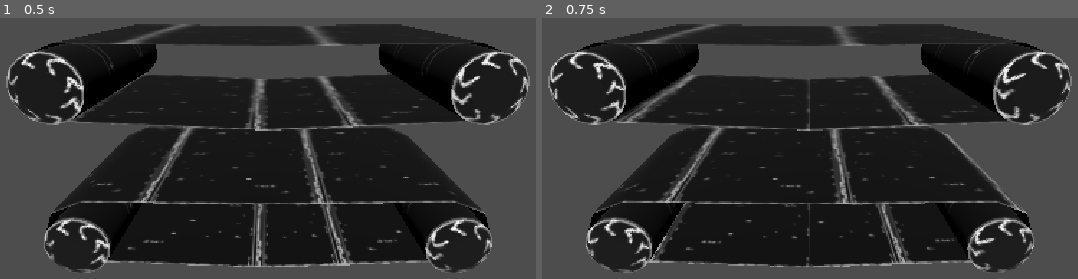
Above: before the commit, frames 1-2 (left to right).
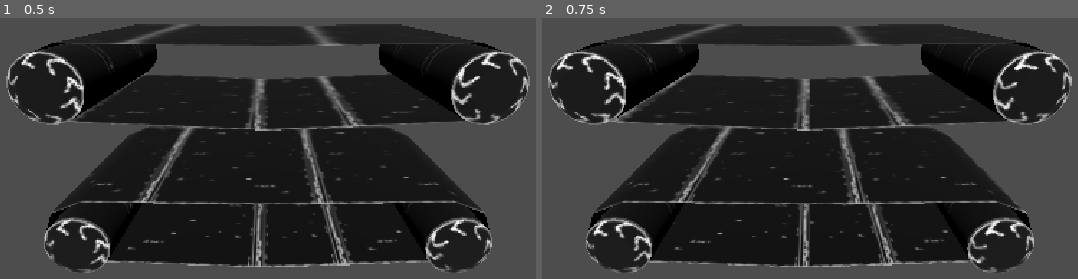
Above: after the commit, the same moments.

Repository: patches34/super-conveyor-bros
Game: Godot game, scene res://Scenes/movement_test.tscn
Same seed, same stepped clock (60 frames per second), same inputs: the game is played once before the commit and once after it. This scene is started directly instead of the project's main scene.
Inputs (mouse positions are in pixels of both pictures, inside the frame that each line leads up to):
- Up to frame 1 (0.5 s): no input
- Up to frame 2 (0.75 s): tap Enter at 0.5 s; move the mouse to (986, 49) at 0.52 s; hold Mouse wheel down (scroll_down) from 0.53 s (still down)

Frame 1 is identical in both runs. In frame 2, 12% of the frame differs, in the area x 1-99%, y 2-98%.

Commit message:
balanced scroll speed

Diff:
--- a/super-conveyor-bros/Scenes/movement_test.tscn
+++ b/super-conveyor-bros/Scenes/movement_test.tscn
@@ -7,7 +7,7 @@
 
 [node name="MovementTest" type="Node3D" unique_id=1504819680]
 script = ExtResource("1_lcbp4")
-scroll_speed = 0.1
+scroll_speed = 0.03
 belt_texture = ExtResource("2_5jxyi")
 bard_texture = ExtResource("3_tuftd")
 
